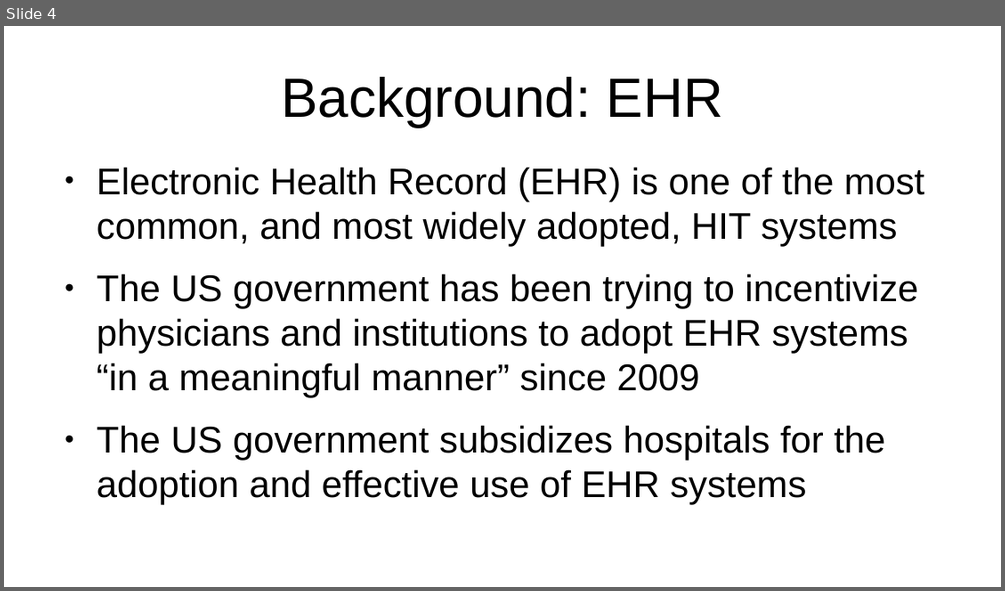
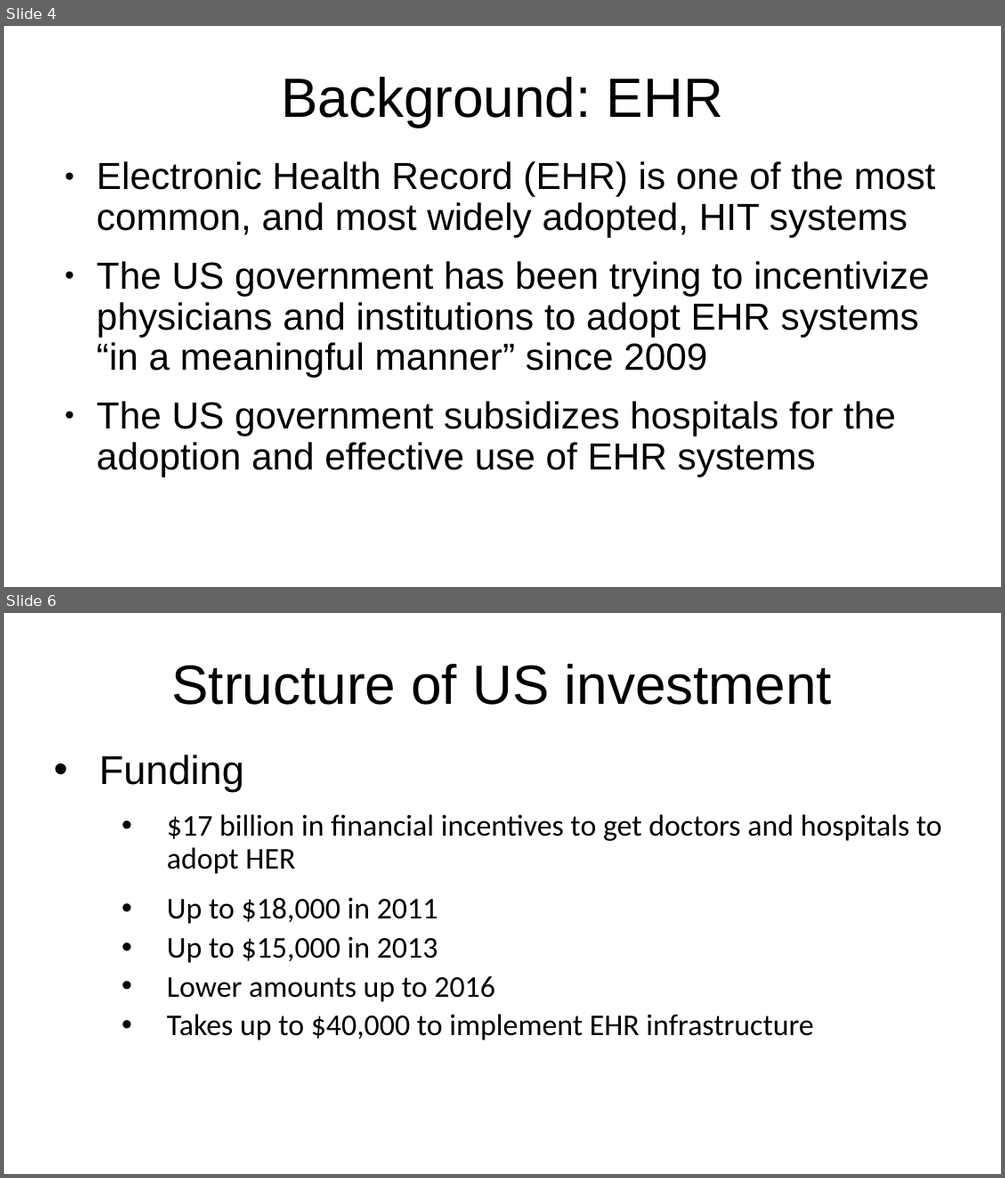
Before and after one commit to vicky-playground/EHR-GDP, a slide deck: does_gdp_impact_health_information_technology_investment.odp. Shown one above the other, each under a label of ours: slide 4 before the commit, slides 4 and 6 after it; the slides between them are not shown. The pictures are 1005x591 and 1005x1178 pixels, drawn with LibreOffice and Linux fonts; fonts in the diff are those of the drawing. Boxes give left, top, right and bottom in pixels: in the first picture for what was removed or moved away, otherwise in the second. Text is boxed around its words. In the diff, an @@ line names an element or a change of style, - is before the commit and + after.

```diff
--- a/does_gdp_impact_health_information_technology_investment.odp
+++ b/does_gdp_impact_health_information_technology_investment.odp
@@ slide 6 added at box(4, 613, 1001, 1174), background #FFFFFF @@
@@ title added at box(172, 664, 832, 705), 44 pt, text #000000 @@
+Structure of US investment
@@ text added at box(99, 755, 942, 1040), 24 pt, text #000000 @@
+• Funding
+• $17 billion in financial incentives to get doctors and hospitals to adopt HER
+• Up to $18,000 in 2011
+  • Up to $15,000 in 2013
+  • Lower amounts up to 2016
+  • Takes up to $40,000 to implement EHR infrastructure
@@ slide 4 changed as well @@
@@ text "Electronic Health Record (EHR) is ..." at box(97, 161, 936, 476): size 29.6 to 30 pt; indent changed; line spacing 1 to 0.9 @@
```
Also in this commit, not shown: 12 other slides changed, 4 other slides added, 1 slide removed, 9 other files.
